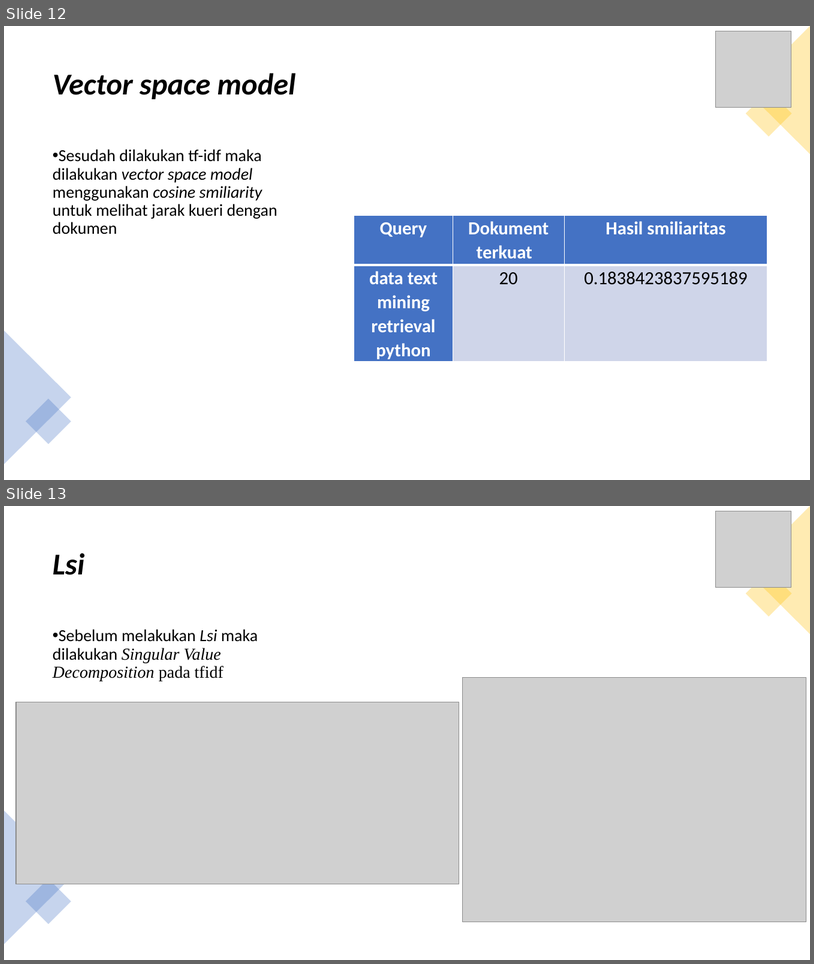
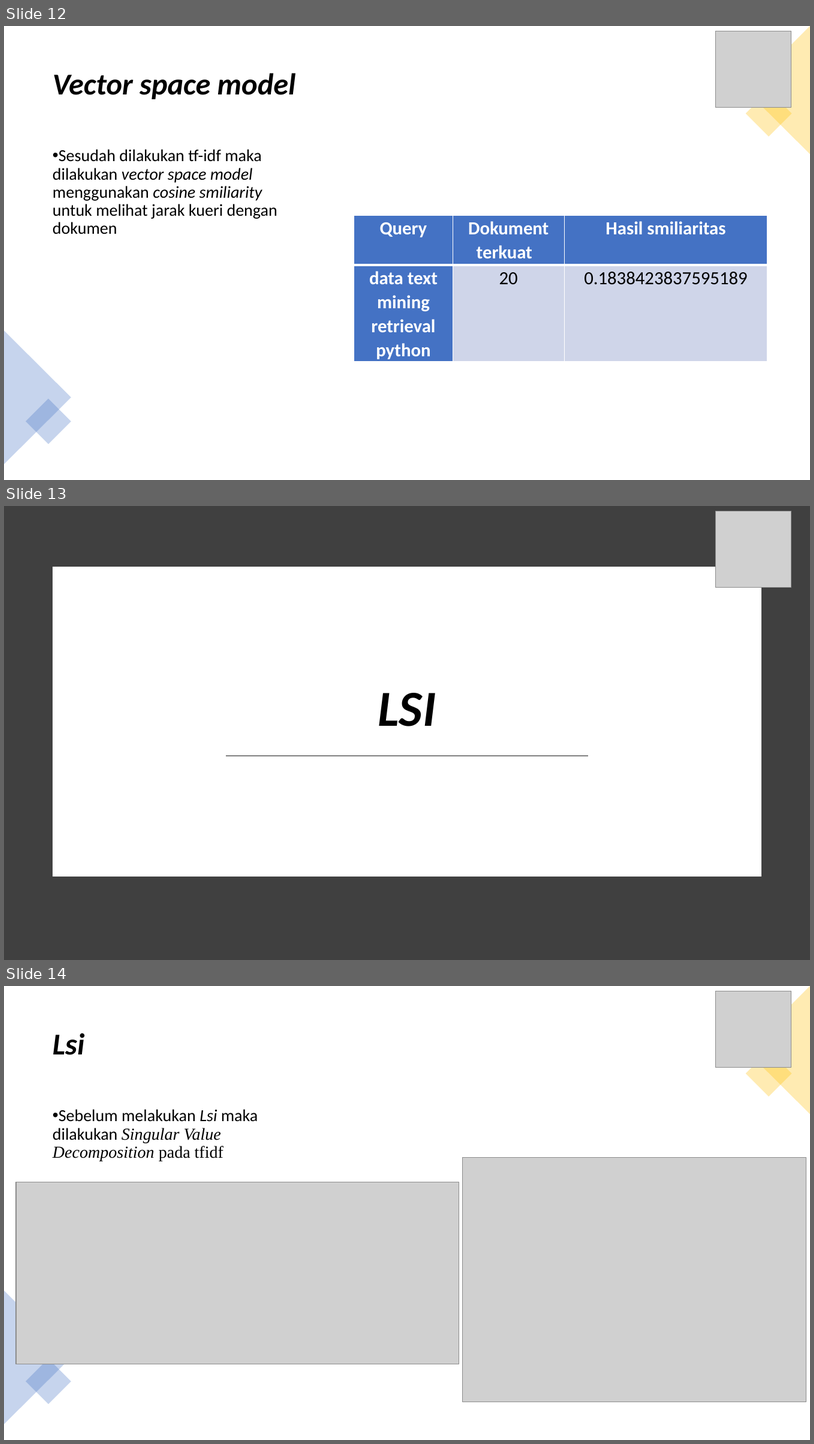
Before and after one commit to ackermanjayjay/tugas-tki, a slide deck: LATENT SPACE INDEX/LAPORAN/PRESENTASI/Presentasi_Tugas_kelompok_LSI.pptx. Shown one above the other, each under a label of ours: slides 12 and 13 before the commit, slides 12, 13 and 14 after it. The pictures are 814x964 and 814x1444 pixels, drawn with LibreOffice and Linux fonts; fonts in the diff are those of the drawing; grey boxes stand for pictures. Boxes give left, top, right and bottom in pixels: in the first picture for what was removed or moved away, otherwise in the second. Text is boxed around its words. In the diff, an @@ line names an element or a change of style, - is before the commit and + after.

Commit message:
presentation

```diff
--- a/LATENT SPACE INDEX/LAPORAN/PRESENTASI/Presentasi_Tugas_kelompok_LSI.pptx
+++ b/LATENT SPACE INDEX/LAPORAN/PRESENTASI/Presentasi_Tugas_kelompok_LSI.pptx
@@ slide 13 added at (4,506,810,960), background #FFFFFF @@
@@ rectangle added at (4,506,810,960), fill #404040 @@
@@ picture added at (717,511,792,587) @@
@@ rectangle added at (57,571,758,872), fill #FFFFFF, outline #FFFFFF 10 pt @@
@@ text added at (378,693,437,726), 60 pt, text #000000, bold, italic @@
+LSI
@@ line added from (226, 755) to (589, 755), #808080 1.75 pt @@
@@ what was slide 13 is now slide 14 @@
```
